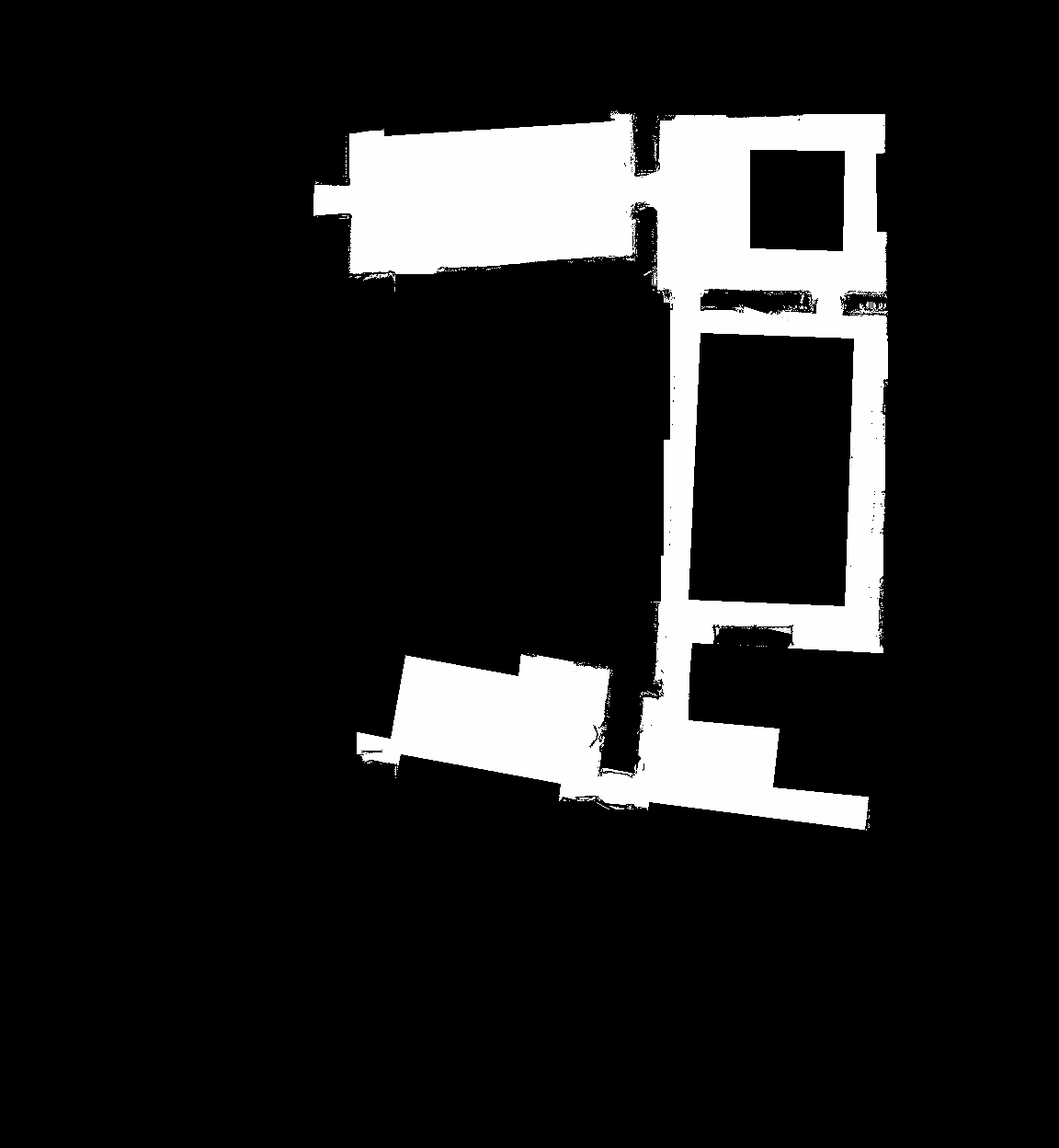
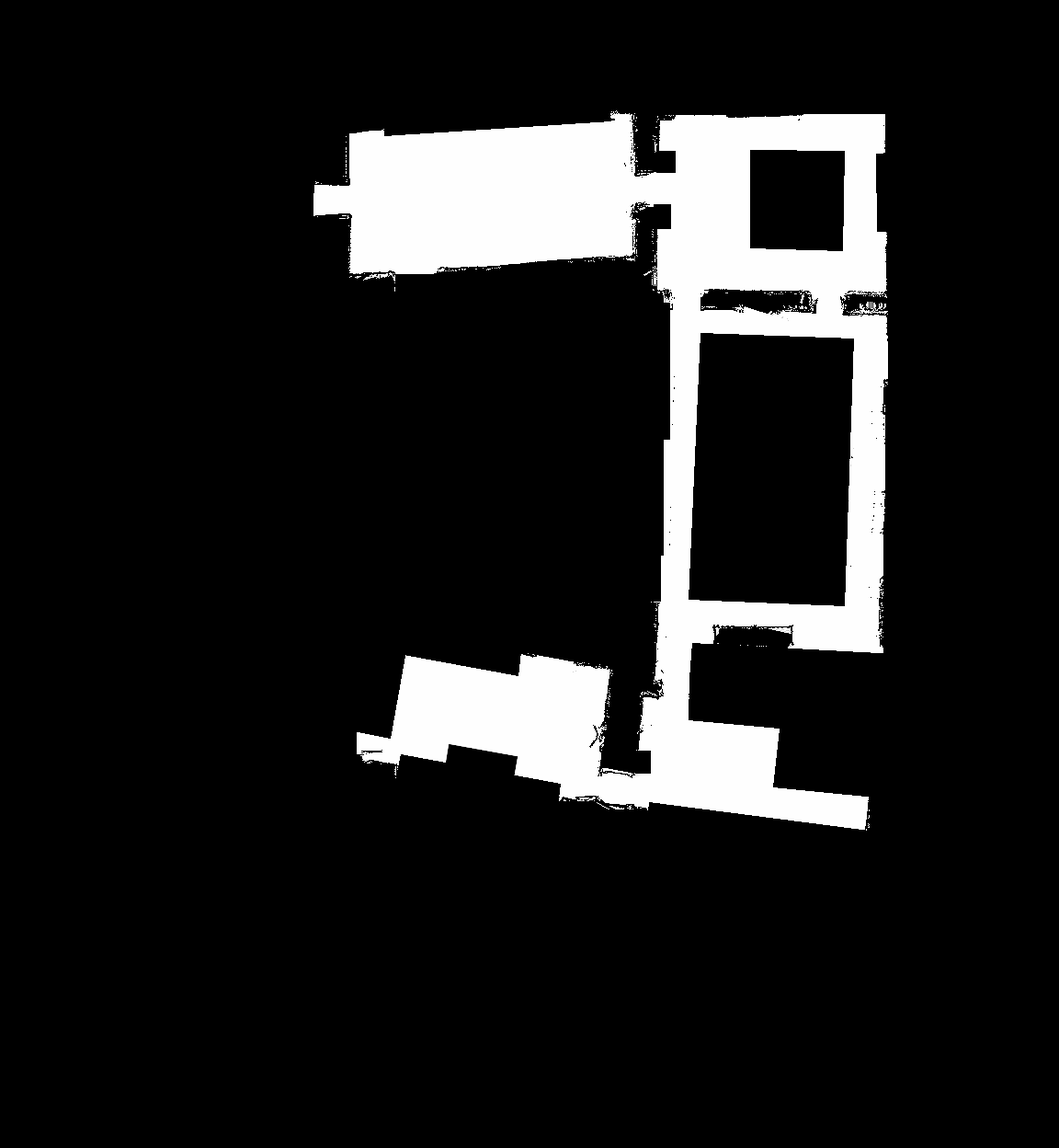
Layers edited between the first and the second 1059×1148 image:
painted on "madama3.ppm" over (445, 150, 676, 778)
